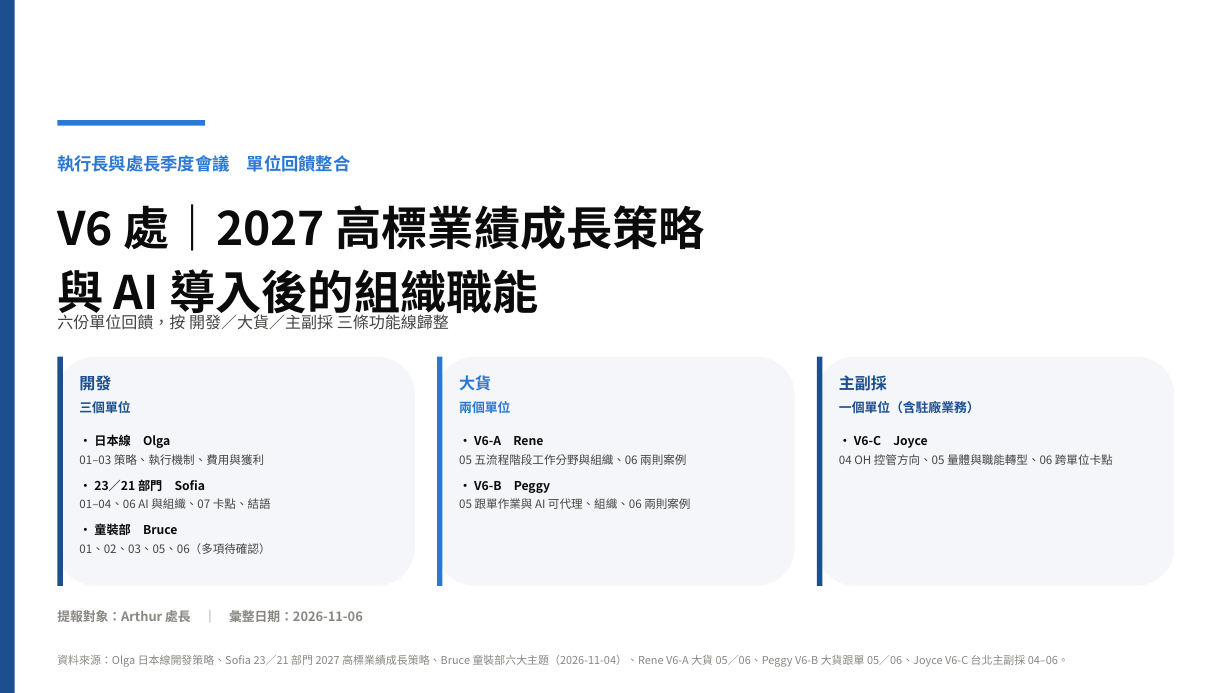
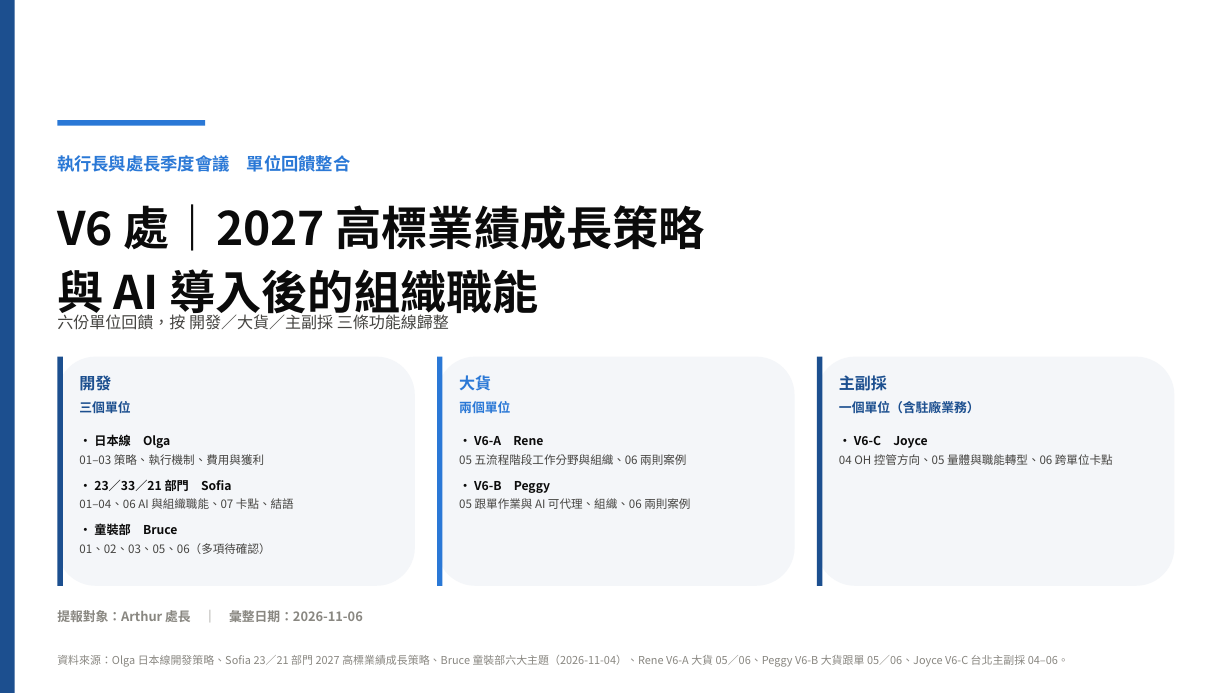
Before and after one commit to yc20054321-art/joyce, a slide deck: slide 1 of V6_執行長與處長季度會議_單位回饋整合_20261106.pptx. Drawn at 1232x693 pixels with LibreOffice and Linux fonts; fonts in the diff are those of the drawing. Boxes give left, top, right and bottom in pixels: in the first picture for what was removed or moved away, otherwise in the second. Text is boxed around its words. In the diff, an @@ line names an element or a change of style, - is before the commit and + after.

```diff
--- a/V6_執行長與處長季度會議_單位回饋整合_20261106.pptx
+++ b/V6_執行長與處長季度會議_單位回饋整合_20261106.pptx
@@ text at box(94, 479, 232, 491): text changed @@
-· 23／21 部門 Sofia
+· 23／33／21 部門 Sofia
@@ text at box(79, 498, 294, 509): text changed @@
-01–04、06 AI 與組織、07 卡點、結語
+01–04、06 AI 與組織職能、07 卡點、結語
```
Also in this commit, not shown: 4 other slides changed, 1 slide added, 2 other files.
